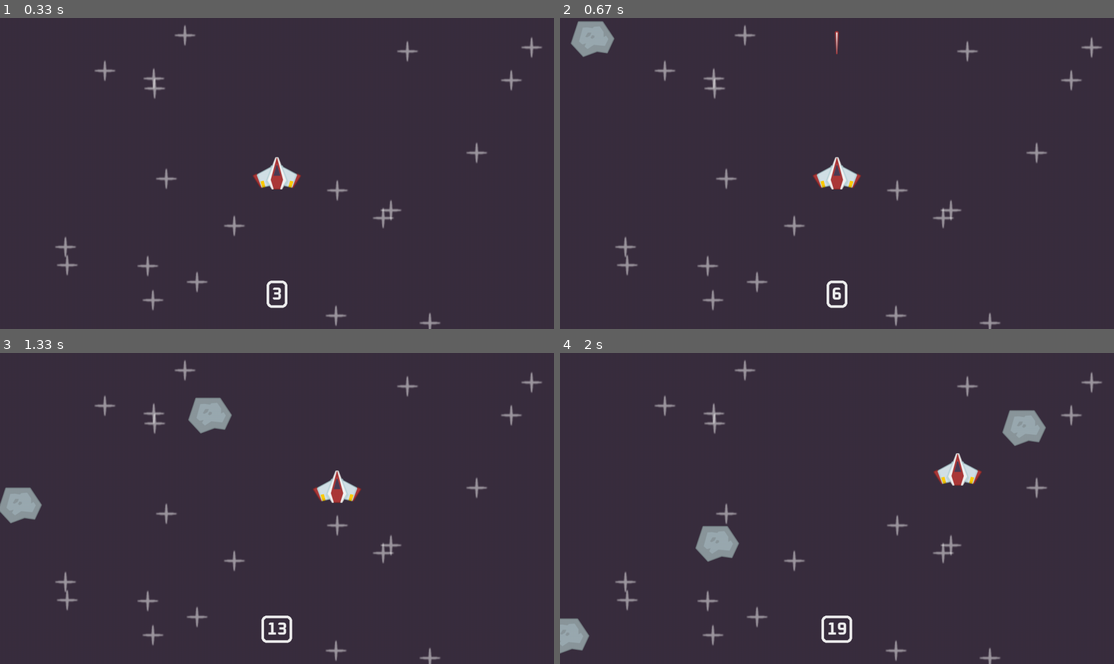
Above: before the commit, frames 1-4 (two rows, left to right).
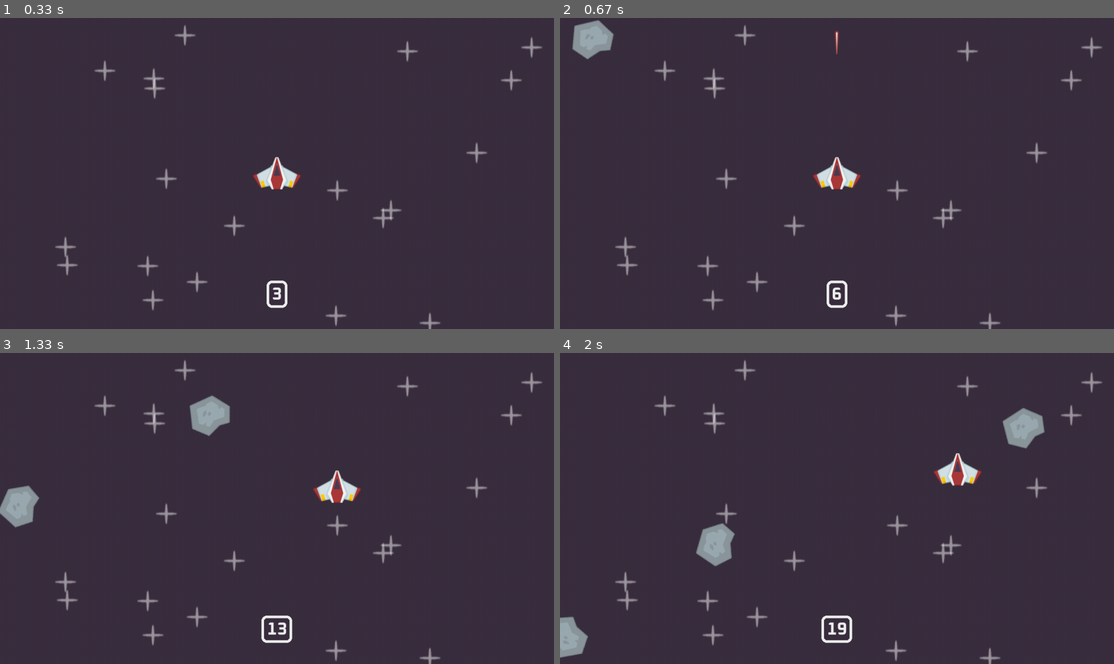
Above: after the commit, the same moments.

Repository: LubCore12/Space-Shooter-Pygame
Game: pygame game, started from code/main.py
Same seed, same stepped clock (60 frames per second), same inputs: the game is played once before the commit and once after it.
Inputs:
- Up to frame 1 (0.33 s): no input
- Up to frame 2 (0.67 s): tap Space at 0.33 s
- Up to frame 3 (1.33 s): hold D 0.67-1.13 s; hold W from 1.17 s (still down)
- Up to frame 4 (2 s): release W at 1.47 s; hold D 1.5-1.97 s

Frame 1 is identical in both runs. In frame 2, 0.1% of the frame differs, in the area x 1-10%, y 0-14%; in frame 3, 0.4%; in frame 4, 0.6%, in the area x 0-88%, y 17-99%.

Commit message:
Explosion animation, sounds and better collisions added. Game finished

Diff:
--- a/code/main.py
+++ b/code/main.py
@@ -1,3 +1,5 @@
+import math
+
 import pygame
 from random import randint, uniform
 
@@ -25,12 +27,27 @@
         keys = pygame.key.get_pressed()
         self.direction.x = int(keys[pygame.K_d]) - int(keys[pygame.K_a])
         self.direction.y = int(keys[pygame.K_s]) - int(keys[pygame.K_w])
-        self.direction = self.direction.normalize() if self.direction else self.direction
+        is_collide_border = (self.rect.left < 0 or self.rect.right > WINDOW_WIDTH or
+                             self.rect.top < 0 or self.rect.bottom > WINDOW_HEIGHT)
+
+        if is_collide_border:
+            if self.rect.left < 0:
+                self.rect.left = 0
+            if self.rect.right > WINDOW_WIDTH:
+                self.rect.right = WINDOW_WIDTH
+            if self.rect.top < 0:
+                self.rect.top = 0
+            if self.rect.bottom > WINDOW_HEIGHT:
+                self.rect.bottom = WINDOW_HEIGHT
+        else:
+            self.direction = self.direction.normalize() if self.direction else self.direction
+
         self.rect.center += self.direction * self.speed * delta_time
 
         recent_keys = pygame.key.get_just_pressed()
         if recent_keys[pygame.K_SPACE] and self.can_shoot:
             Laser(laser_surf, self.rect.midtop, all_sprites)
+            laser_sound.play()
 
             self.can_shoot = False
             self.laser_shoot_time = pygame.time.get_ticks()
@@ -55,8 +72,10 @@
     def update(self, delta_time):
         self.rect.centery -= 750 * delta_time
 
-        if pygame.sprite.spritecollide(self, meteor_sprites, True):
-            self.kill()
+        if pygame.sprite.spritecollide(self, meteor_sprites, True, pygame.sprite.collide_mask):
+            self.kill()
+            AnimatedExplosion(explosion_frames, self.rect.midtop, all_sprites)
+            explosion_sound.play()
 
         if self.rect.bottom < 0:
             self.kill()
@@ -66,12 +85,15 @@
     def __init__(self, surf, pos, groups):
         super().__init__(groups)
 
+        self.original_surf = surf
         self.image = surf
         self.rect = self.image.get_frect(center = pos)
         self.start_time = pygame.time.get_ticks()
         self.lifetime = 2000
         self.direction = pygame.Vector2(uniform(-0.5, 0.5), 1)
         self.speed = randint(400, 500)
+        self.angle = 0
+        self.rotation_speed = randint(40, 85)
 
     def meteor_timer(self):
         current_time = pygame.time.get_ticks()
@@ -80,10 +102,39 @@
             self.kill()
 
     def update(self, delta_time):
+        self.angle += (self.rotation_speed * delta_time) % 360
+
         self.rect.center += self.direction * self.speed * delta_time
+        self.image = pygame.transform.rotate(self.original_surf, self.angle)
+        self.rect = self.image.get_frect(center = self.rect.center)
 
         self.meteor_timer()
 
+
+class AnimatedExplosion(pygame.sprite.Sprite):
+    def __init__(self, frames, pos, groups):
+        super().__init__(groups)
+
+        self.frames = frames
+        self.frame_index = 0
+        self.image = self.frames[self.frame_index]
+        self.rect = self.image.get_rect(center = pos)
+
+    def update(self, delta_time):
+        self.frame_index += 35 * delta_time
+
+        if self.frame_index >= len(self.frames):
+            self.kill()
+        else:
+            self.image = self.frames[int(self.frame_index)]
+
+
+
+def collisions():
+    global running
+
+    if pygame.sprite.spritecollide(player, meteor_sprites, False, pygame.sprite.collide_mask):
+        running = False
 
 def display_score():
     game_time = pygame.time.get_ticks() // 100
@@ -108,12 +159,11 @@
 clock = pygame.time.Clock()
 font = pygame.font.Font('../font/Oxanium-Bold.ttf', 40)
 
-
-surf = pygame.Surface((100, 200))
-
 all_sprites = pygame.sprite.Group()
 meteor_sprites = pygame.sprite.Group()
 
+explosion_frames = [pygame.image.load(f'../images/explosion/{i}.png').convert_alpha() for i in range(21)]
+
 star_surf = pygame.image.load('../images/star.png').convert_alpha()
 
 for i in range(20):
@@ -123,6 +173,14 @@
 
 meteor_surf = pygame.image.load('../images/meteor.png').convert_alpha()
 laser_surf = pygame.image.load('../images/laser.png').convert_alpha()
+
+laser_sound = pygame.mixer.Sound('../audio/laser.wav')
+laser_sound.set_volume(0.3)
+explosion_sound = pygame.mixer.Sound('../audio/explosion.wav')
+explosion_sound.set_volume(0.15)
+game_music = pygame.mixer.Sound('../audio/game_music.wav')
+game_music.set_volume(0.1)
+game_music.play(loops = -1)
 
 meteor_event = pygame.event.custom_type()
 pygame.time.set_timer(meteor_event, 500)
@@ -140,8 +198,7 @@
 
     all_sprites.update(delta_time)
 
-    if pygame.sprite.spritecollide(player, meteor_sprites, False):
-        running = False
+    collisions()
 
     display_surface.fill('#3a2e3f')
     all_sprites.draw(display_surface)
Not shown, changed: requirements.txt
